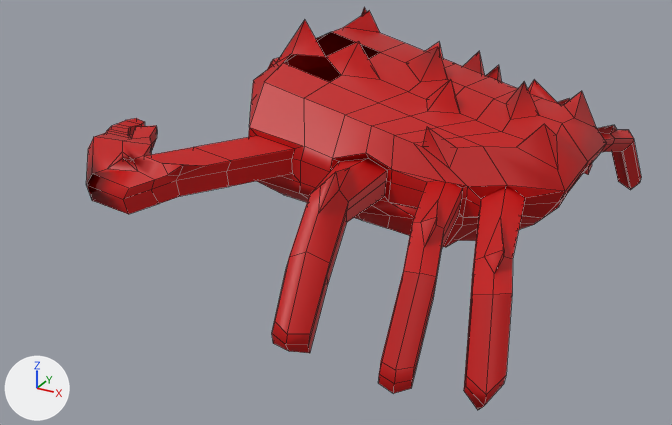
The FBX model Turtle Wars/Assets/_Prefabs/Units/Crab/Crab boy.fbx: old version first, new version second.
Before and after are seen from a 50 mm camera at (0.239, -0.551, 0.273) aimed at (-0.046, -0.033, 0.014). Every picture has the same lights, and +X, +Y and +Z are marked at lower left. Mesh edges are drawn as thin lines. Where no turn or scale is listed for an object, it has been applied to the vertices. Vertices at the same position are counted once.
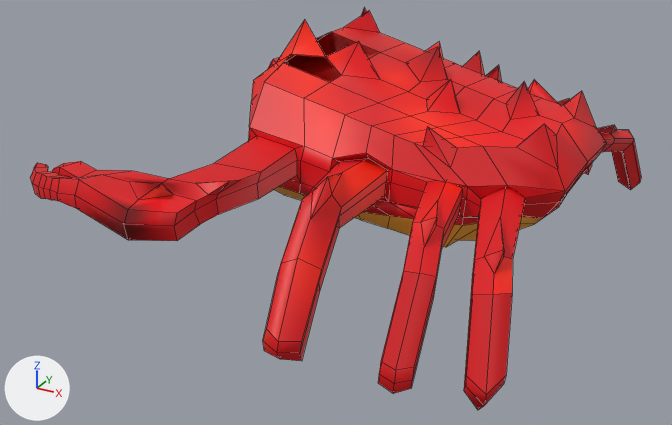
Where the newer file only moved an object's origin or applied its transform, the numbers keep the older frame.

What differs and where, as boxes [x1, y1, x2, y2] in the pictures (672 x 425 px; the box of a moved part takes in the faces that stretch with it):
'pCube7', surface changed, reshaped (10% wider)
    before: [86, 8, 641, 410]
    after: [30, 8, 641, 410]
part 1 of me_mesh, moved or reshaped
    before: [86, 118, 414, 353]
    after: [30, 136, 414, 361]
part 2 of me_mesh, surface changed
    before: [249, 8, 641, 410]
    after: [248, 8, 641, 410]

What the commit changed:
Picture 'Crab.png' (img_crab_png) is new.
In material 'Red' (mat_red), base_color is no longer (0.539, 0.0, 0.0), red #c20000.
In material 'Red' (mat_red), texture is now set to img_crab_png.
me_mesh is used by ob_pcube7; location (0.0, 0.0, 0.0).
me_mesh had 662 vertices, 671 faces and spanned x -0.183..0.12, y -0.196..0.206, z -0.013..0.144.
me_mesh now has 662 vertices, 671 faces and spans x -0.183..0.12, y -0.205..0.206, z -0.013..0.144.
me_mesh part 1: 131 of 662 vertices moved; they spanned x -0.183..0.021, y -0.196..-0.074, z 0.003..0.088 and now span x -0.175..0.021, y -0.205..-0.075, z 0.003..0.088; mean shift (0.018, -0.047, 0.0); largest move (-0.179, -0.079, 0.069) -> (-0.175, -0.178, 0.069).
me_mesh part 2: texture (UV) coordinates of 671 of 671 faces, centred in x -0.182..0.117, y -0.192..0.202, z -0.007..0.132, changed; they spanned u 0.12..1.03, v -0.03..2.83 and now span u 0.0..1.0, v 0.0..1.0.
